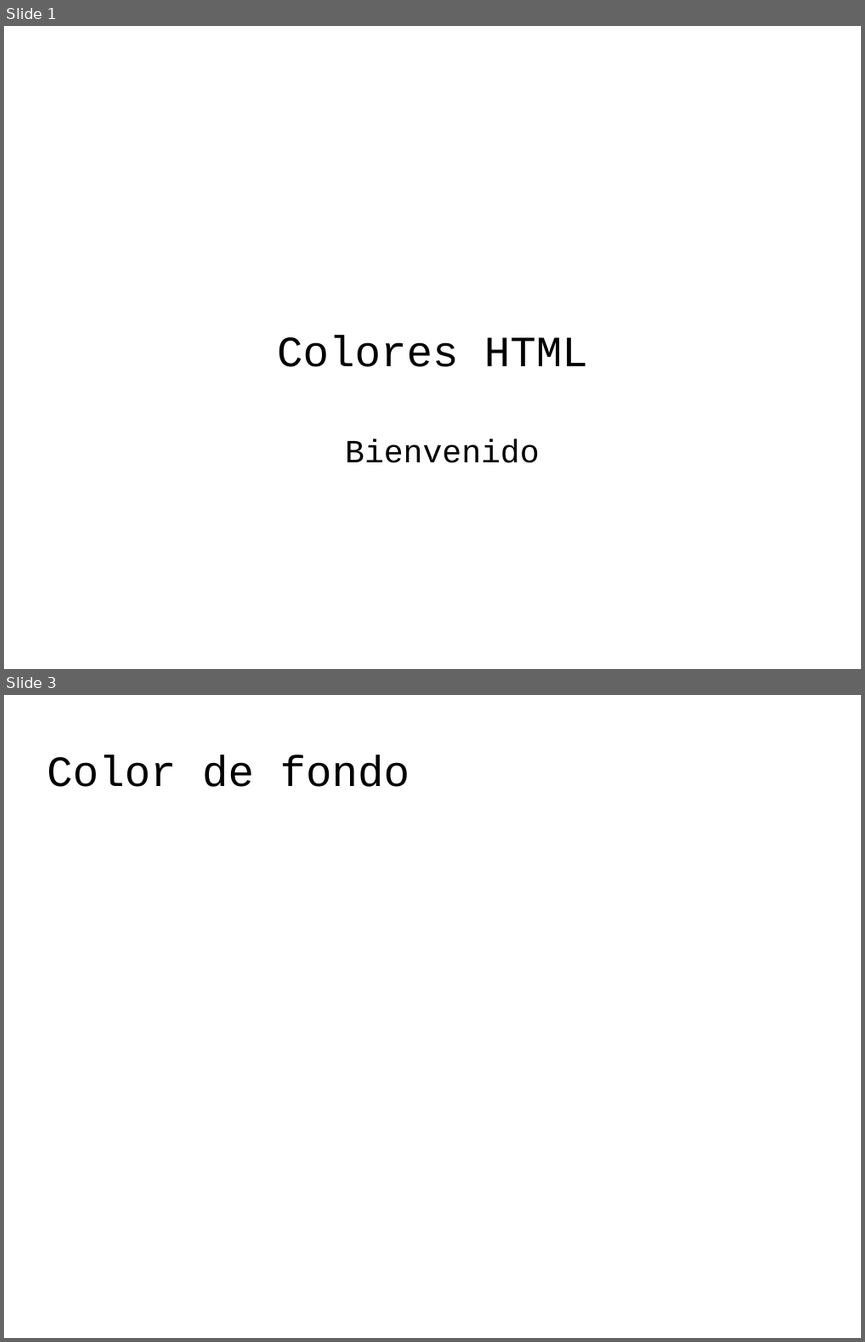
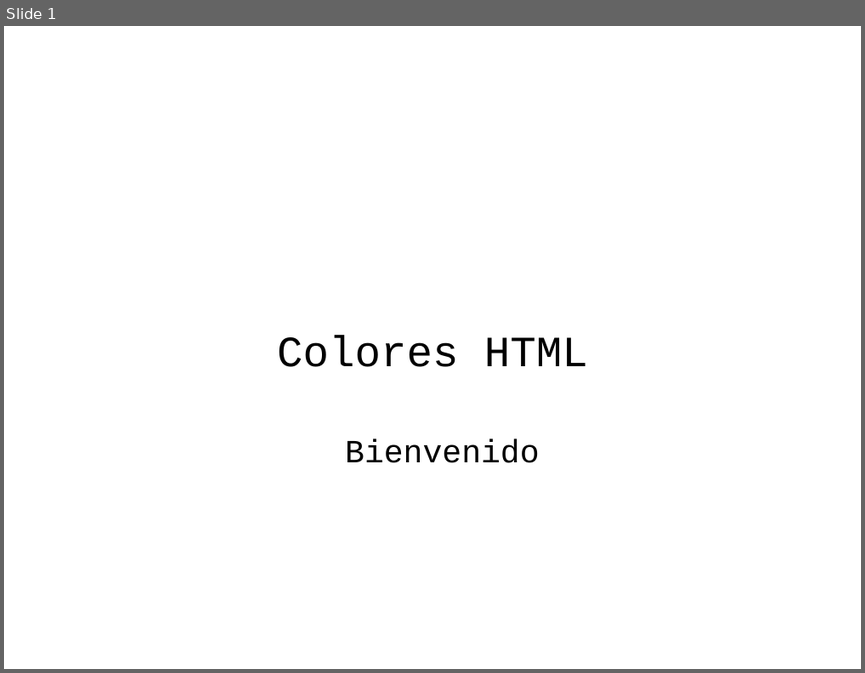
Before and after one commit to codefuncode/Curso-de-HTML-2020, a slide deck: 01-Tutorial-HTML/012-Colores-HTML/012-Colores-HTML.odp. Shown one above the other, each under a label of ours: slides 1 and 3 before the commit, slide 1 after it; the slides between them are not shown. The pictures are 865x1342 and 865x673 pixels, drawn with LibreOffice and Linux fonts; fonts in the diff are those of the drawing; background and template pictures are left out. Boxes give left, top, right and bottom in pixels: in the first picture for what was removed or moved away, otherwise in the second. Text is boxed around its words. In the diff, an @@ line names an element or a change of style, - is before the commit and + after.

```diff
--- a/01-Tutorial-HTML/012-Colores-HTML/012-Colores-HTML.odp
+++ b/01-Tutorial-HTML/012-Colores-HTML/012-Colores-HTML.odp
@@ slide 3 removed at <box>4,695,861,1338</box>, background picture (left out) @@
@@ title removed at <box>46,755,409,787</box> @@
-Color de fondo
```
Also in this commit, not shown: 1 slide changed, 2 slides added, 3 other slides removed, 6 other files.
